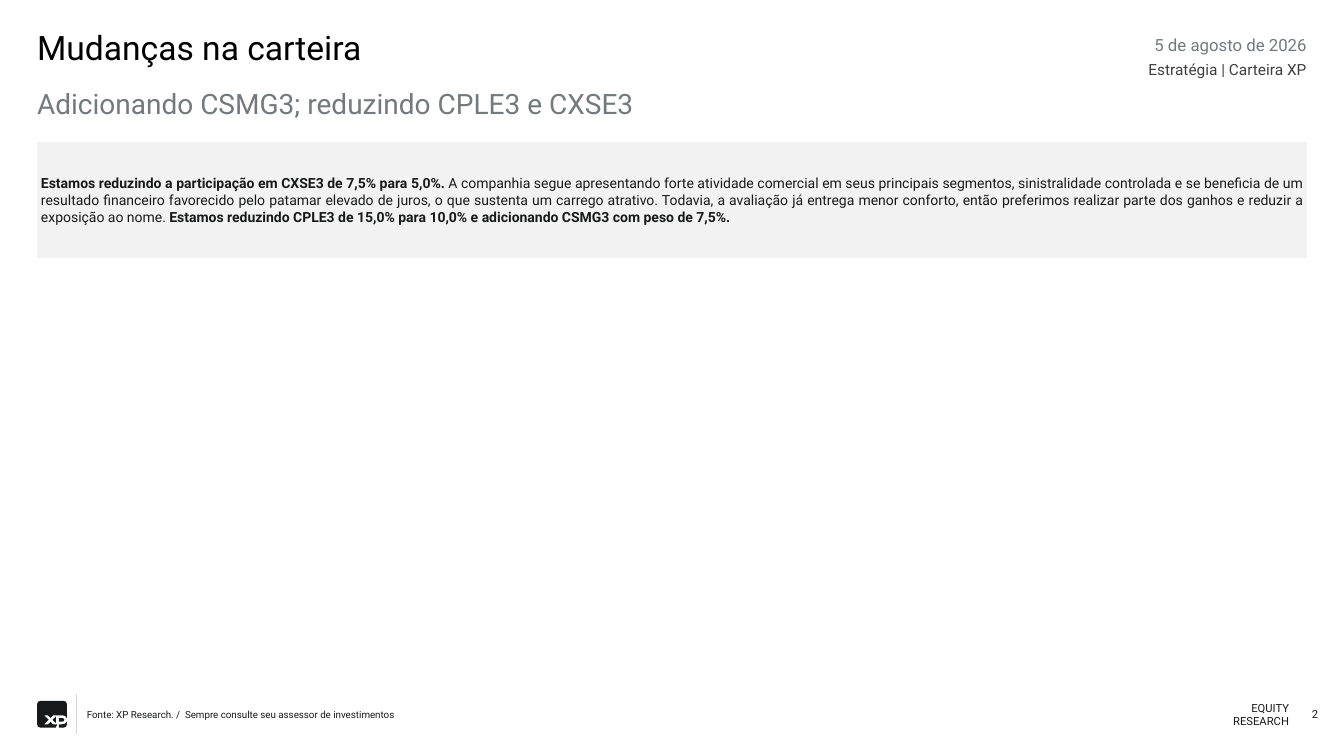
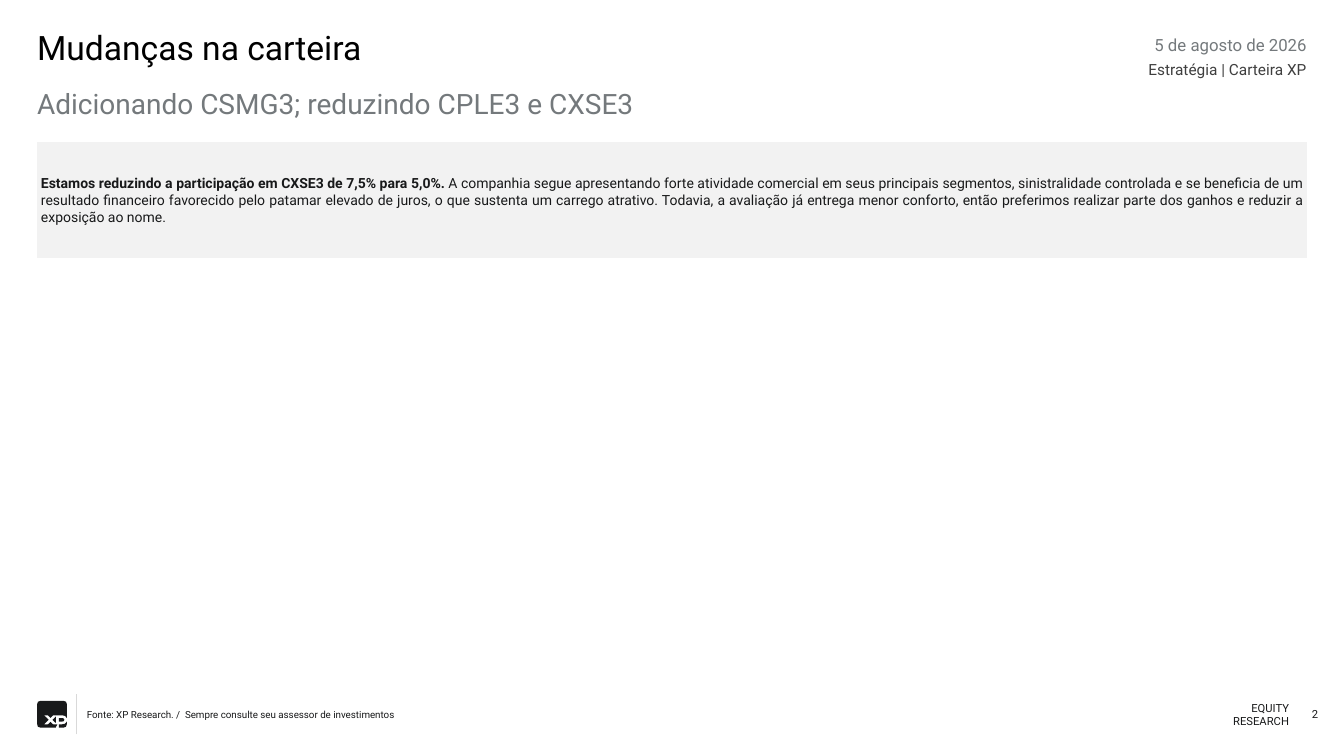
Before and after one commit to CaioLSouza/datasets, a slide deck: slide 2 of portfolio-automation/laminas/agosto-2026/Carteira Top Dividendos - Agosto 2026.pptx. Drawn at 1344x756 pixels with LibreOffice and Linux fonts; fonts in the diff are those of the drawing. Boxes give left, top, right and bottom in pixels: in the first picture for what was removed or moved away, otherwise in the second. Text is boxed around its words. In the diff, an @@ line names an element or a change of style, - is before the commit and + after.

```diff
--- a/portfolio-automation/laminas/agosto-2026/Carteira Top Dividendos - Agosto 2026.pptx
+++ b/portfolio-automation/laminas/agosto-2026/Carteira Top Dividendos - Agosto 2026.pptx
@@ text at (x1=41, y1=177, x2=1303, y2=225): text changed @@
-Estamos reduzindo a participação em CXSE3 de 7,5% para 5,0%. A companhia segue apresentando forte atividade comercial em seus principais segmentos, sinistralidade controlada e se beneficia de um resultado financeiro favorecido pelo patamar elevado de juros, o que sustenta um carrego atrativo. Todavia, a avaliação já entrega menor conforto, então preferimos realizar parte dos ganhos e reduzir a exposição ao nome. Estamos reduzindo CPLE3 de 15,0% para 10,0% e adicionando CSMG3 com peso de 7,5%.
+Estamos reduzindo a participação em CXSE3 de 7,5% para 5,0%. A companhia segue apresentando forte atividade comercial em seus principais segmentos, sinistralidade controlada e se beneficia de um resultado financeiro favorecido pelo patamar elevado de juros, o que sustenta um carrego atrativo. Todavia, a avaliação já entrega menor conforto, então preferimos realizar parte dos ganhos e reduzir a exposição ao nome.
```
Also in this commit, not shown: 2 other slides changed.
